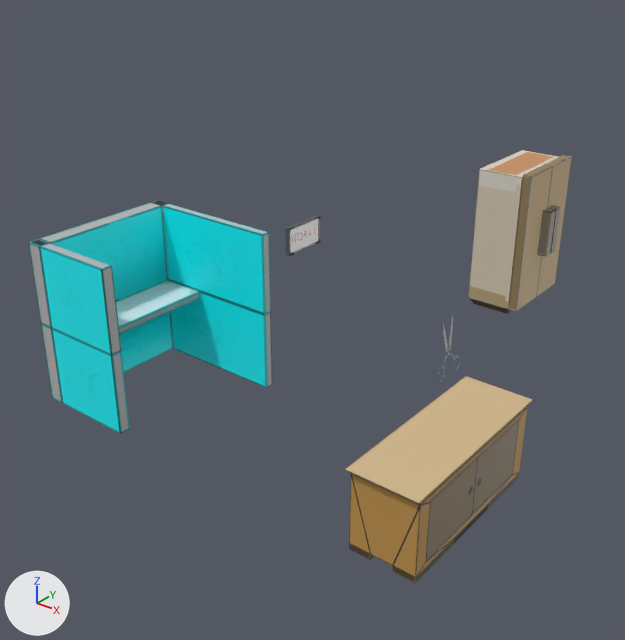
An edit to the FBX model Assets/Models/ModelosCenarioEObstaculos.fbx, drawn before and after from the same camera.
Camera for both pictures: a 50 mm camera at (16.0, -25.0, 16.2) aimed at (-3.2, -1.1, 1.4). The lights are fixed; the arrows at lower left show +X, +Y and +Z.

In view in the first picture: 'CabinetBig', 'CabinetSmall', 'Cubicle', 'WhiteboradSmall'.
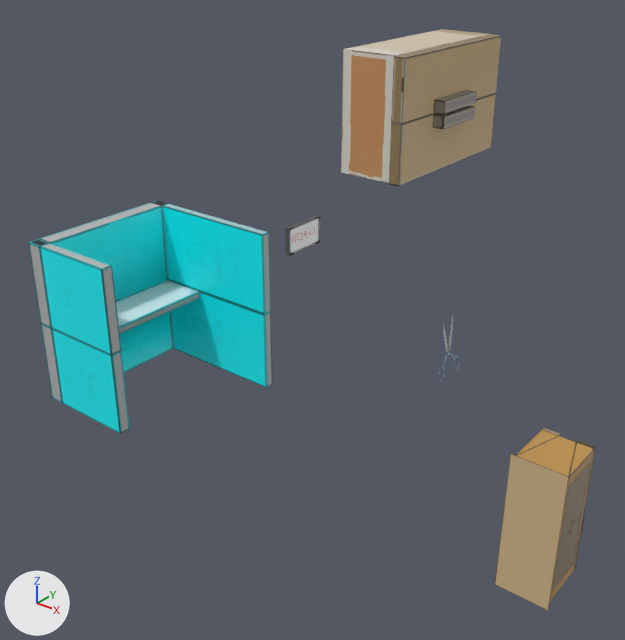
Commit message: Comecei a alterar a consertar rotação dos modelos

Changed parts and their boxes (x1, y1, x2, y2) in the pictures (625 x 640 px):
'CabinetSmall', mesh turned, moved: before (344, 376, 533, 583); after (495, 428, 596, 611)
'CabinetBig', mesh turned, moved: before (468, 150, 572, 314); after (341, 29, 501, 186)

What the commit changed:
me_cabinetbig has 44 vertices, 31 faces and spans x -0.62..2.17, y -2.0..2.0, z -3.4..3.11.
me_cabinetbig is used by ob_cabinetbig; location (-0.38, 9.57, 2.9).
me_cabinetbig part 1: the whole mesh is turned 90 degrees about the x axis through the mesh origin.
me_cabinetsmall has 46 vertices, 41 faces and spans x -1.28..1.08, y -3.24..3.24, z -1.4..1.4.
me_cabinetsmall is used by ob_cabinetsmall; location (5.97, -6.34, 1.14).
me_cabinetsmall part 2: the whole mesh is turned 90 degrees about the x axis through its middle.
Object 'CabinetBig' (ob_cabinetbig) moves from (-0.38, 9.57, 2.9) to (-0.38, 0.73, 9.97).
Object 'CabinetSmall' (ob_cabinetsmall) moves from (5.97, -6.34, 1.14) to (5.97, 2.49, -5.93).
